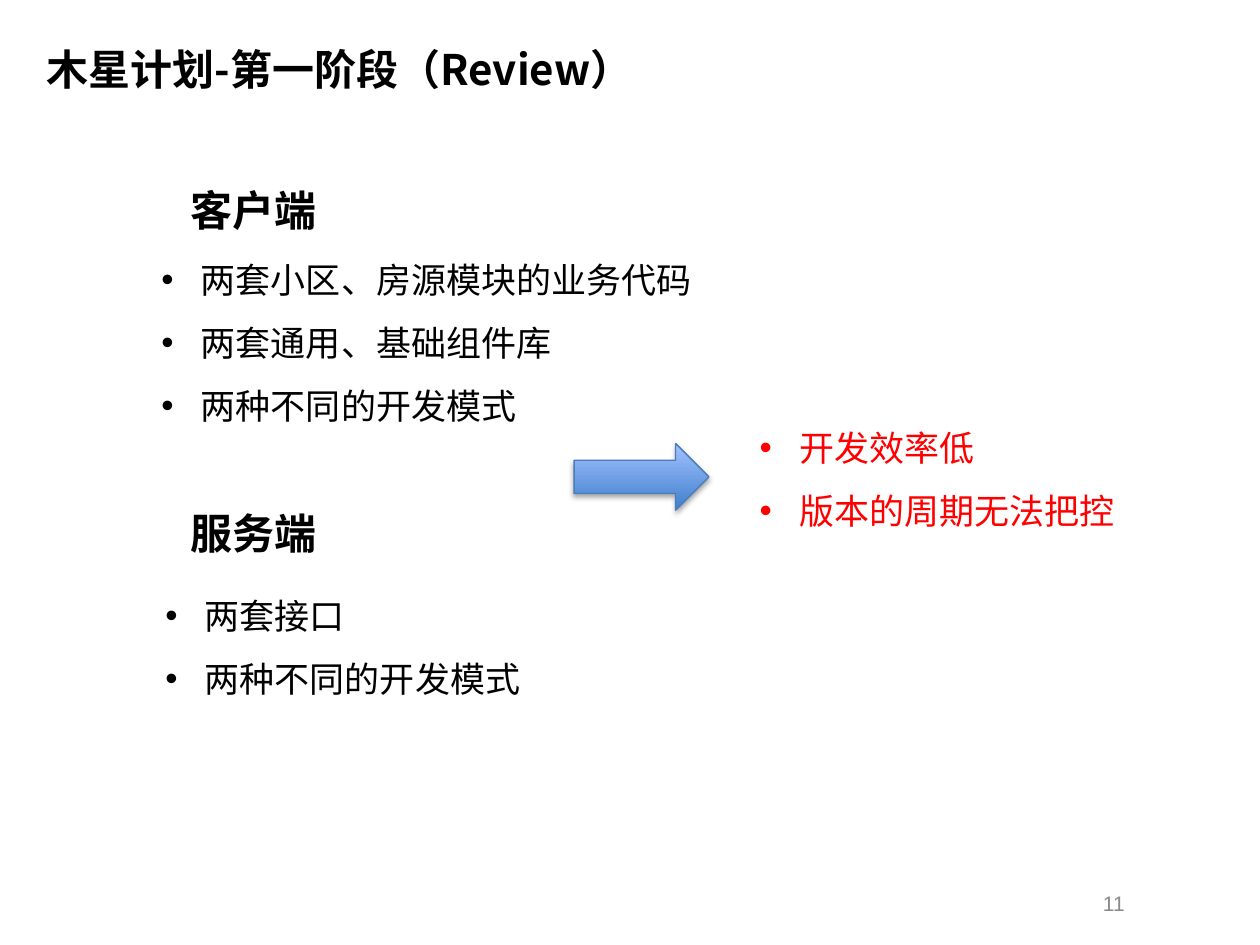
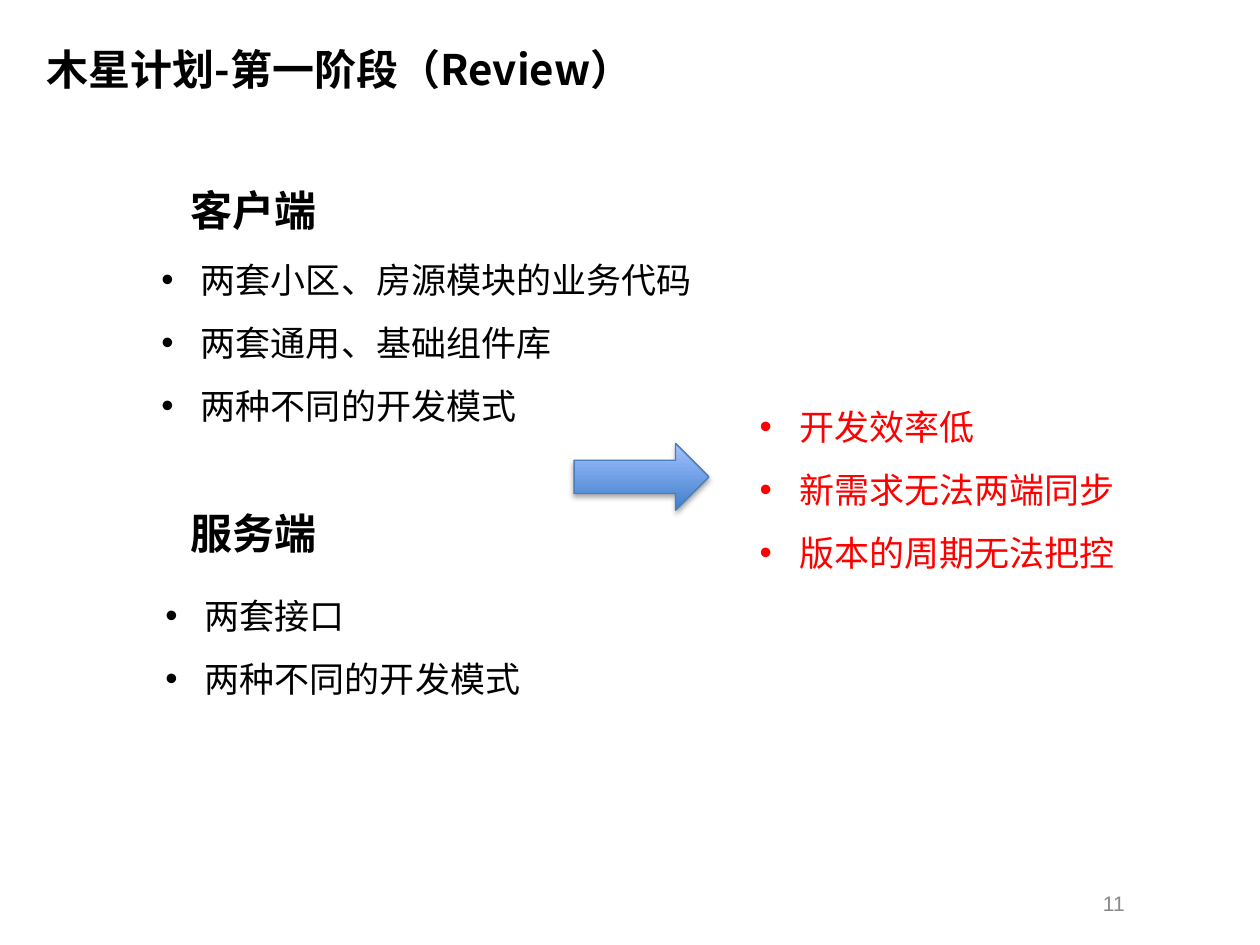
Before and after one commit to Geph0rce/Demo, a slide deck: slide 11 of documents/钱杰_2019年度总结述职报告.pptx. Drawn at 1260x945 pixels with LibreOffice and Linux fonts; fonts in the diff are those of the drawing; background and template pictures are left out. Boxes give left, top, right and bottom in pixels: in the first picture for what was removed or moved away, otherwise in the second. Text is boxed around its words. In the diff, an @@ line names an element or a change of style, - is before the commit and + after.

```diff
--- a/documents/钱杰_2019年度总结述职报告.pptx
+++ b/documents/钱杰_2019年度总结述职报告.pptx
@@ text "开发效率低": place and size @@
-text "开发效率低" at bbox=[799, 431, 1114, 527]
+text "开发效率低" at bbox=[799, 410, 1114, 569]
@@ text at bbox=[799, 473, 1114, 506]: paragraph added @@
+• 新需求无法两端同步
```
Also in this commit, not shown: 2 other slides changed, 4 slides added.
